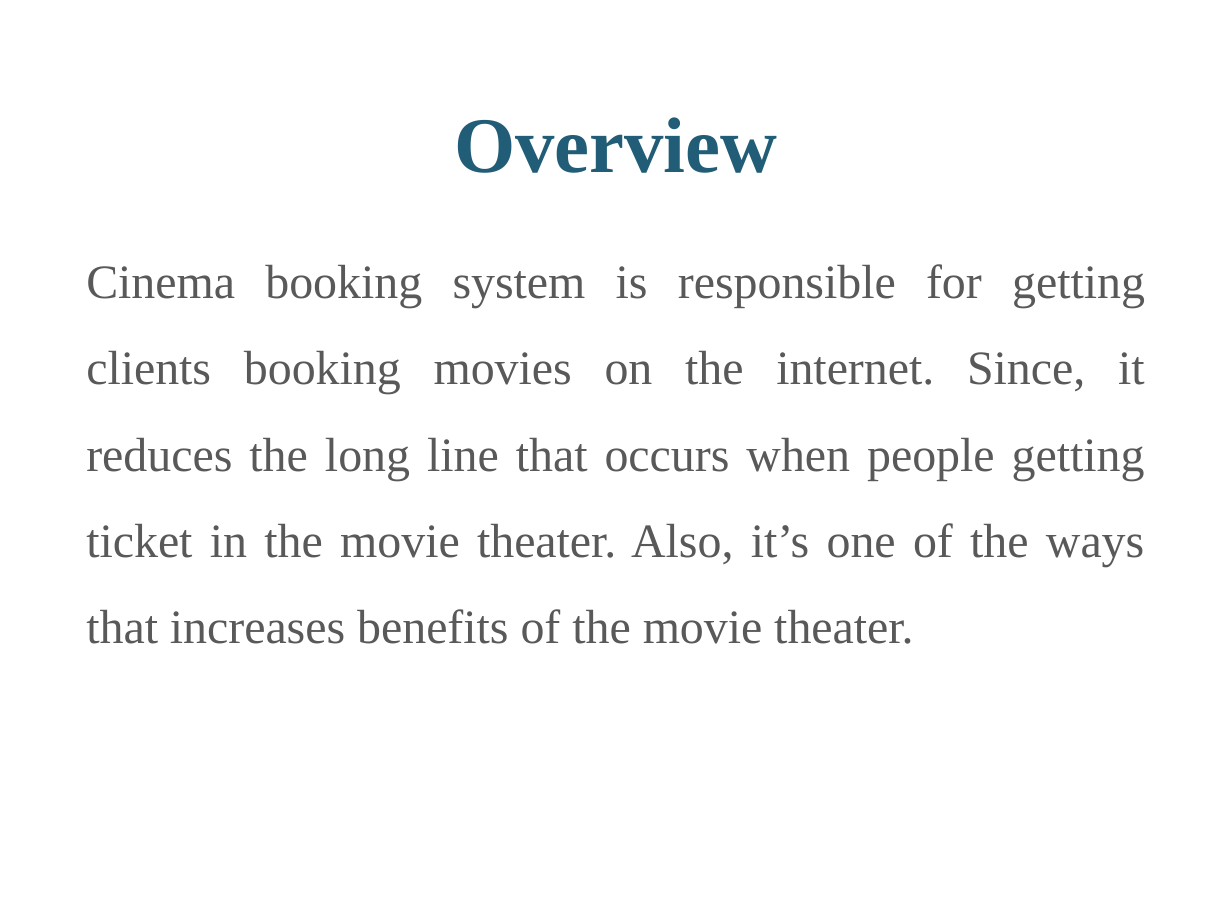
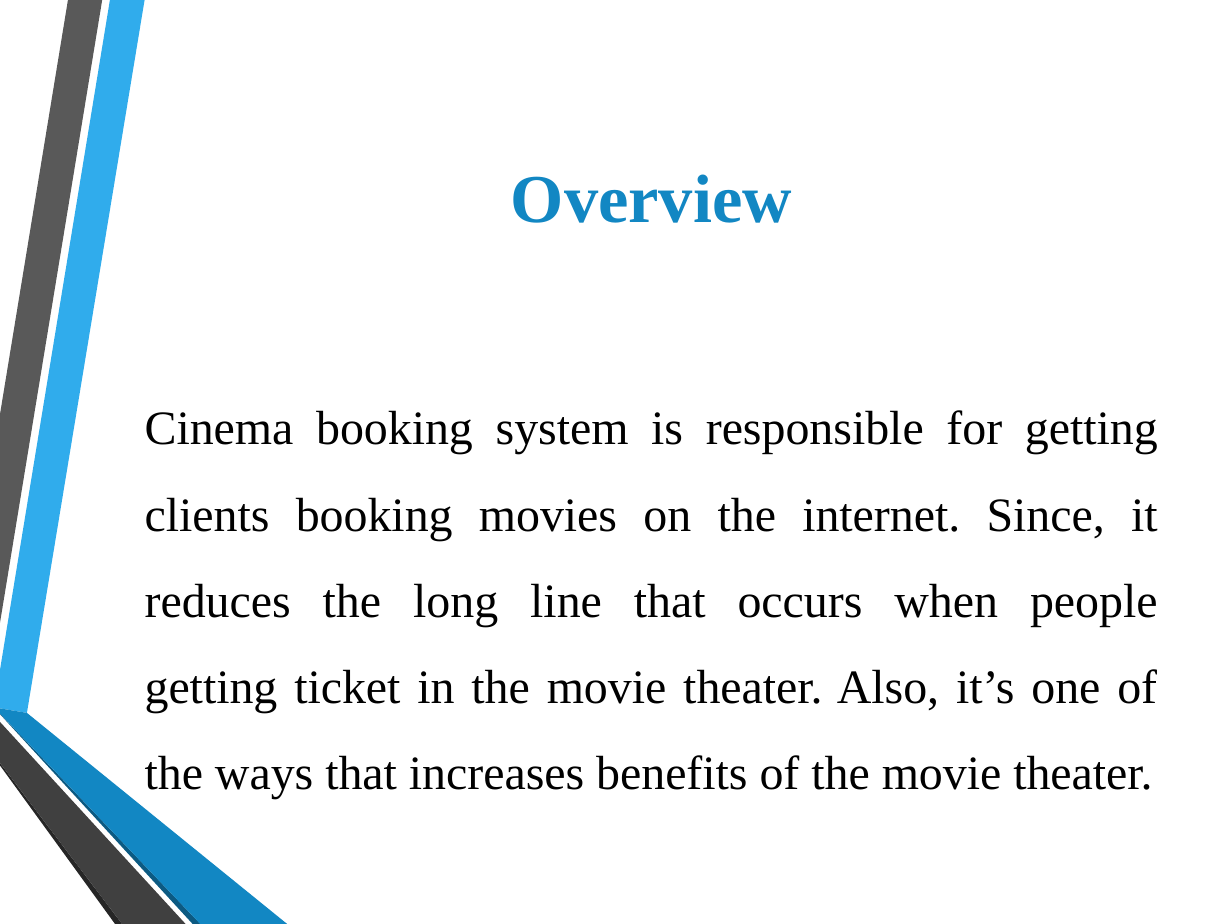
Before and after one commit to Purevdorj-Batgerel/MWA2018Nov, a slide deck: slide 2 of Document/CinemaBookingSystem_MPP.pptx. Drawn at 1232x924 pixels with LibreOffice and Linux fonts; fonts in the diff are those of the drawing; background and template pictures are left out. Boxes give left, top, right and bottom in pixels: in the first picture for what was removed or moved away, otherwise in the second. Text is boxed around its words. In the diff, an @@ line names an element or a change of style, - is before the commit and + after.

```diff
--- a/Document/CinemaBookingSystem_MPP.pptx
+++ b/Document/CinemaBookingSystem_MPP.pptx
@@ title "Overview": place and size @@
-title "Overview" at [454,117,777,173]
+title "Overview" at [511,174,792,223]
@@ title "Overview" at [511,174,792,223]: size 46 to 40 pt, text colour #215D77 to #1287C3; vertical alignment bottom to middle @@
@@ text "Cinema booking system is responsible ...": place and size @@
-text "Cinema booking system is responsible ..." at [86,264,1145,644]
+text "Cinema booking system is responsible ..." at [145,410,1158,799]
@@ text "Cinema booking system is responsible ..." at [145,410,1158,799]: text colour #595959 to #000000; less space between paragraphs; vertical alignment top to middle @@
@@ group added at [0,0,287,924]: 6 freeform shapes @@
```
Also in this commit, not shown: 9 other slides changed, 1 slide added.
